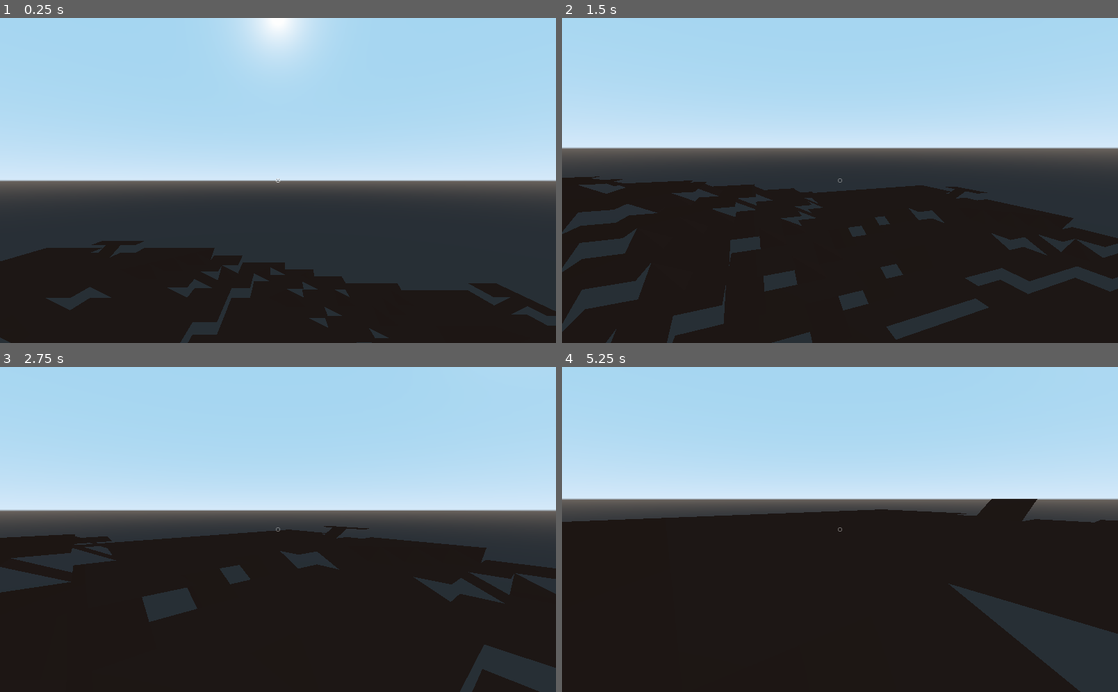
Above: before the commit, frames 1-4 (two rows, left to right).
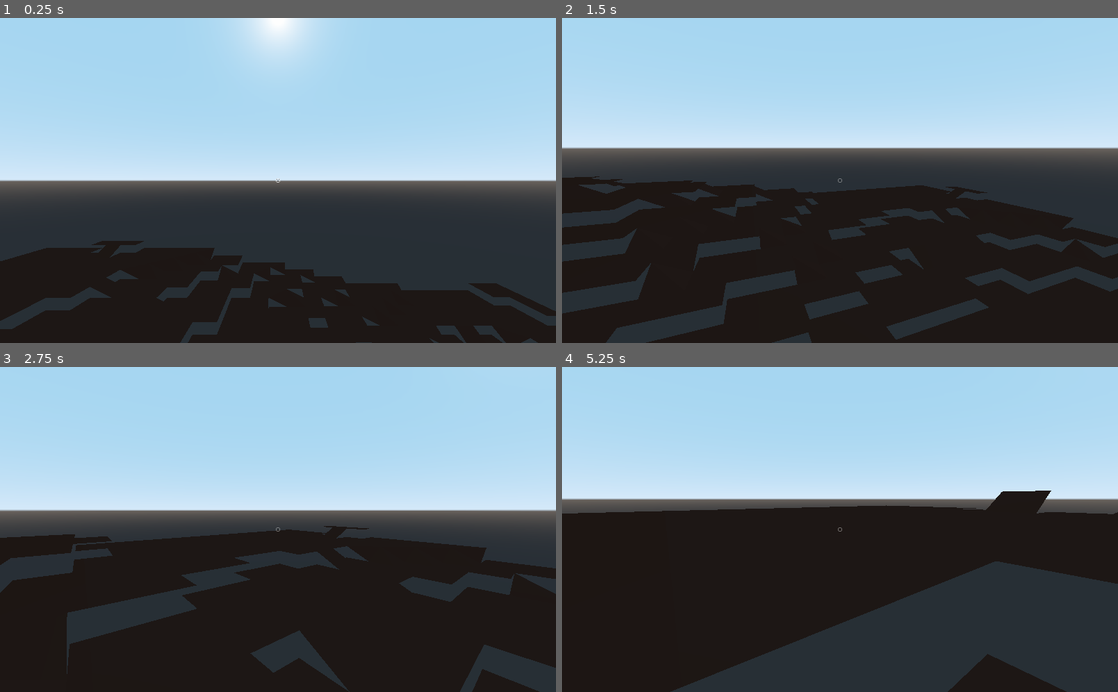
Above: after the commit, the same moments.

Repository: ihave13digits/AutomatonUprising
Game: Godot game, scene res://scene/Main.tscn
Two runs of this game, one before a commit and one after it. Both use one fixed random seed, a clock stepped at 60 frames per second and the inputs below.
Inputs (mouse positions are in pixels of both pictures, inside the frame that each line leads up to):
- Up to frame 1 (0.25 s): no input
- Up to frame 2 (1.5 s): tap Enter at 0.5 s; move the mouse to (962, 164) at 0.52 s; hold D (move_right) 0.53-1.28 s; hold Right mouse button (create) 0.53-1.28 s; click (962, 164) at 0.67 s; tap Space (jump) at 0.77 s; move the mouse to (812, 180) at 1.27 s; hold W (move_forward) from 1.28 s (still down); click (812, 180) at 1.35 s
- Up to frame 3 (2.75 s): keep holding W (move_forward); tap Space (jump) at 1.52 s; move the mouse to (289, 523) at 2.02 s; hold Shift (jog) from 2.03 s (still down)
- Up to frame 4 (5.25 s): keep holding W (move_forward); move the mouse to (834, 536) at 2.77 s; release Shift (jog) at 2.78 s; tap Ctrl (run) at 2.85 s; tap Space (jump) at 3.02, 3.77, 4.52 s; move the mouse to (878, 532) at 3.52 s; hold Right mouse button (create) 3.53-4.28 s; move the mouse to (795, 526) at 4.27 s; click (795, 526) at 4.35 s; move the mouse to (845, 529) at 5.02 s; hold Shift (jog) from 5.03 s (still down)

The runs differ from the first frame. In frame 1, 1.4% of the frame differs, in the area x 0-97%, y 77-100%; in frame 2, 3.4%; in frame 3, 4.6%; in frame 4, 17%, in the area x 0-100%, y 38-100%.

Commit message:
updated core

Diff:
--- a/data/Data.gd
+++ b/data/Data.gd
@@ -845,8 +845,8 @@
 
 
 		"physics" : {
-			"world_size" : 4,
-			"chunk_size" : 4,
+			"world_size" : 2,
+			"chunk_size" : 8,
 			"tile_size" : 2,
 
 			"max_height" : 12.0,
--- a/scene/World.gd
+++ b/scene/World.gd
@@ -12,71 +12,97 @@
 var data = {}
 
 var mask = {
-		#          [ w,sw, s,se, e,ne, n,nw ]
 		'tilecave' : {
-			'00' : [-1, 0, 0, 0, 0, 0,-1,-2 ],
-			'01' : [-1, 0, 0, 0, 0, 0,-1,-1 ],
-			'02' : [-1, 0, 0, 1, 0, 0,-1,-1 ],
-			'03' : [-1, 0, 1, 1, 0, 0,-1,-1 ],
-			'04' : [-1, 0, 0, 1, 1, 0,-1,-1 ],
-			'05' : [-1, 0, 1, 1, 1, 0,-1,-1 ],
-			'06' : [-1, 0, 1, 2, 1, 0,-1,-1 ],
-			'07' : [-1, 1, 1, 2, 1, 0,-1,-1 ],
-			'08' : [-1, 0, 1, 2, 1, 1,-1,-1 ],
-			'09' : [-1, 1, 1, 2, 1, 0,-1,-1 ],
-			},
-		'tileflat' : {
-			'00' : [ 0, 0, 0, 0, 0, 0, 0, 0 ],
+			'00' : [-1, 0, 0, 0, 0, 0,-1,-1 ],
+			'01' : [-1, 1, 0, 0, 0, 0,-1,-1 ],
+			'02' : [-1, 0, 1, 0, 0, 0,-1,-1 ],
+			'03' : [-1, 0, 0, 1, 0, 0,-1,-1 ],
+			'04' : [-1, 0, 0, 0, 1, 0,-1,-1 ],
+			'05' : [-1, 0, 0, 0, 0, 1,-1,-1 ],
+			'06' : [-1, 1, 1, 0, 0, 0,-1,-1 ],
+			'07' : [-1, 1, 0, 1, 0, 0,-1,-1 ],
+			'08' : [-1, 1, 0, 0, 1, 0,-1,-1 ],
+			'09' : [-1, 1, 0, 0, 0, 1,-1,-1 ],
+			'10' : [-1, 0, 1, 1, 0, 0,-1,-1 ],
+			'11' : [-1, 0, 1, 0, 1, 0,-1,-1 ],
+			'12' : [-1, 0, 1, 0, 0, 1,-1,-1 ],
+			'13' : [-1, 0, 0, 1, 1, 0,-1,-1 ],
+			'14' : [-1, 0, 0, 1, 0, 1,-1,-1 ],
+			'15' : [-1, 0, 0, 0, 1, 1,-1,-1 ],
+			'16' : [-1, 1, 1, 1, 0, 0,-1,-1 ],
+			'17' : [-1, 1, 1, 0, 1, 0,-1,-1 ],
+			'18' : [-1, 1, 1, 0, 0, 1,-1,-1 ],
+			'19' : [-1, 1, 0, 1, 1, 0,-1,-1 ],
+			'20' : [-1, 1, 0, 1, 0, 1,-1,-1 ],
+			'21' : [-1, 0, 1, 1, 1, 0,-1,-1 ],
+			'22' : [-1, 0, 1, 1, 0, 1,-1,-1 ],
+			'23' : [-1, 0, 0, 1, 1, 1,-1,-1 ],
+			'24' : [-1, 1, 1, 1, 1, 0,-1,-1 ],
+			'25' : [-1, 0, 1, 1, 1, 1,-1,-1 ],
+			'26' : [-1, 1, 1, 1, 1, 1,-1,-1 ],
 			},
 		'tileside' : {
-			'00' : [ 0, 1, 2, 1, 0, 0, 0, 0 ],
-			'01' : [ 0, 1, 2, 1, 0, 0,-1, 0 ],
-			'02' : [ 0, 1, 2, 1, 0,-1,-1, 0 ],
-			'03' : [ 0, 1, 2, 1, 0, 0,-1,-1 ],
-			'04' : [ 0, 1, 2, 1, 0,-1,-1,-1 ],
-
-			'05' : [ 0, 1, 1, 1, 0, 0, 0, 0 ],
-			'06' : [ 0, 1, 1, 1, 0, 0,-1, 0 ],
-			'07' : [ 0, 1, 1, 1, 0,-1,-1, 0 ],
-			'08' : [ 0, 1, 1, 1, 0, 0,-1,-1 ],
-			'09' : [ 0, 1, 1, 1, 0,-1,-1,-1 ],
-
-			'10' : [ 0, 1, 1, 1, 0, 0,-2, 0 ],
-			'11' : [ 0, 1, 1, 1, 0,-1,-2, 0 ],
-			'12' : [ 0, 1, 1, 1, 0, 0,-2,-1 ],
-			'13' : [ 0, 1, 1, 1, 0,-1,-2,-1 ],
-
-			'14' : [ 1, 1, 1, 1, 0, 0, 0, 0 ],
-			'15' : [ 0, 1, 1, 1, 1, 0, 0, 0 ],
+			'00' : [ 0, 1, 1, 1, 0, 0, 0, 0 ],
+			'01' : [ 0, 1, 1, 1,-1, 0, 0, 0 ],
+			'02' : [ 0, 1, 1, 1, 0,-1, 0, 0 ],
+			'03' : [ 0, 1, 1, 1, 0, 0,-1, 0 ],
+			'04' : [ 0, 1, 1, 1, 0, 0, 0,-1 ],
+			'05' : [-1, 1, 1, 1, 0, 0, 0, 0 ],
+			'06' : [ 0, 1, 1, 1,-1,-1, 0, 0 ],
+			'07' : [ 0, 1, 1, 1,-1, 0,-1, 0 ],
+			'08' : [ 0, 1, 1, 1,-1, 0, 0,-1 ],
+			'09' : [-1, 1, 1, 1,-1, 0, 0, 0 ],
+			'10' : [ 0, 1, 1, 1, 0,-1,-1, 0 ],
+			'11' : [ 0, 1, 1, 1, 0,-1, 0,-1 ],
+			'12' : [-1, 1, 1, 1, 0,-1, 0, 0 ],
+			'13' : [ 0, 1, 1, 1, 0, 0,-1,-1 ],
+			'14' : [-1, 1, 1, 1, 0, 0,-1, 0 ],
+			'15' : [-1, 1, 1, 1, 0, 0, 0,-1 ],
+			'16' : [ 0, 1, 1, 1,-1,-1,-1, 0 ],
+			'17' : [ 0, 1, 1, 1,-1,-1, 0,-1 ],
+			'18' : [-1, 1, 1, 1,-1,-1, 0, 0 ],
+			'19' : [ 0, 1, 1, 1,-1, 0,-1,-1 ],
+			'20' : [-1, 1, 1, 1,-1, 0,-1, 0 ],
+			'21' : [-1, 1, 1, 1,-1, 0, 0,-1 ],
+			'22' : [ 0, 1, 1, 1, 0,-1,-1,-1 ],
+			'23' : [-1, 1, 1, 1, 0,-1,-1, 0 ],
+			'24' : [ 0, 1, 1, 1,-1,-1,-1,-1 ],
+			'25' : [-1, 1, 1, 1, 0,-1,-1,-1 ],
+			'26' : [-1, 1, 1, 1,-1,-1,-1,-1 ],
 			},
 		'tilevert' : {
 			'00' : [-1, 0, 1, 1, 1, 0,-1,-1 ],
 			'01' : [-1, 0, 1, 2, 1, 0,-1,-1 ],
-			'02' : [-1, 1, 1, 2, 1, 0,-1,-1 ],
-			'03' : [-1, 0, 1, 2, 1, 1,-1,-1 ],
-			'04' : [-1, 1, 1, 2, 1, 1,-1,-1 ],
+			'02' : [-1, 0, 1, 1, 1, 0,-1,-2 ],
 			},
 		'tilevex' : {
-			'00' : [ 0, 0, 1, 2, 1, 0, 0, 0 ],
-			'01' : [ 0, 0, 1, 2, 1, 0, 0, 0 ],
-			'02' : [ 0, 0, 1, 2, 1, 0, 0, 1 ],
-			'03' : [ 0, 0, 1, 2, 1, 0,-1,-1 ],
-			'04' : [-1, 0, 1, 2, 1, 0, 0,-1 ],
-			'05' : [-1, 0, 1, 2, 1, 0,-1,-1 ],
-			'06' : [-1, 0, 1, 2, 1, 0,-1,-2 ],
-			'07' : [-1,-1, 1, 2, 1, 0,-1,-1 ],
-			'08' : [-1, 0, 1, 2, 1,-1,-1,-1 ],
-			'09' : [-1,-1, 1, 2, 1,-1,-1,-1 ],
-
-			'10' : [ 0, 0, 1, 1, 1, 0, 0, 0 ],
-			'11' : [ 0, 0, 1, 1, 1, 0, 0, 1 ],
-			'12' : [ 0, 0, 1, 1, 1, 0,-1,-1 ],
-			'13' : [-1, 0, 1, 1, 1, 0, 0,-1 ],
-			'14' : [-1, 0, 1, 1, 1, 0,-1,-1 ],
-			'15' : [-1, 0, 1, 1, 1, 0,-1,-2 ],
-			'16' : [-1,-1, 1, 1, 1, 0,-1,-1 ],
-			'17' : [-1, 0, 1, 1, 1,-1,-1,-1 ],
-			'18' : [-1,-1, 1, 1, 1,-1,-1,-1 ],
+			'00' : [ 0, 0, 1, 1, 1, 0, 0, 0 ],
+			'01' : [ 0, 0, 1, 1, 1,-1, 0, 0 ],
+			'02' : [ 0, 0, 1, 1, 1, 0,-1, 0 ],
+			'03' : [ 0, 0, 1, 1, 1, 0, 0,-1 ],
+			'04' : [-1, 0, 1, 1, 1, 0, 0, 0 ],
+			'05' : [ 0,-1, 1, 1, 1, 0, 0, 0 ],
+			'06' : [ 0, 0, 1, 1, 1,-1,-1, 0 ],
+			'07' : [ 0, 0, 1, 1, 1,-1, 0,-1 ],
+			'08' : [ 0, 0, 1, 1, 1,-1, 0, 0 ],
+			'09' : [-1, 0, 1, 1, 1, 0, 0, 0 ],
+			'10' : [ 0,-1, 1, 1, 1,-1, 0, 0 ],
+			'11' : [ 0, 0, 1, 1, 1, 0,-1,-1 ],
+			'12' : [-1, 0, 1, 1, 1, 0,-1, 0 ],
+			'13' : [ 0,-1, 1, 1, 1, 0,-1, 0 ],
+			'14' : [-1, 0, 1, 1, 1, 0, 0,-1 ],
+			'15' : [ 0,-1, 1, 1, 1, 0, 0,-1 ],
+			'16' : [-1,-1, 1, 1, 1, 0, 0, 0 ],
+			'17' : [ 0, 0, 1, 1, 1,-1,-1,-1 ],
+			'18' : [-1, 0, 1, 1, 1,-1,-1, 0 ],
+			'19' : [ 0,-1, 1, 1, 1,-1,-1, 0 ],
+			'20' : [-1, 0, 1, 1, 1,-1, 0,-1 ],
+			'21' : [ 0,-1, 1, 1, 1,-1, 0,-1 ],
+			'22' : [-1,-1, 1, 1, 1,-1, 0,-1 ],
+			'23' : [-1,-1, 1, 1, 1, 0, 0, 0 ],
+			'24' : [-1, 0, 1, 1, 1,-1,-1,-1 ],
+			'25' : [-1,-1, 1, 1, 1, 0,-1,-1 ],
+			'26' : [-1,-1, 1, 1, 1,-1,-1,-1 ],
 			},
 	}
 
